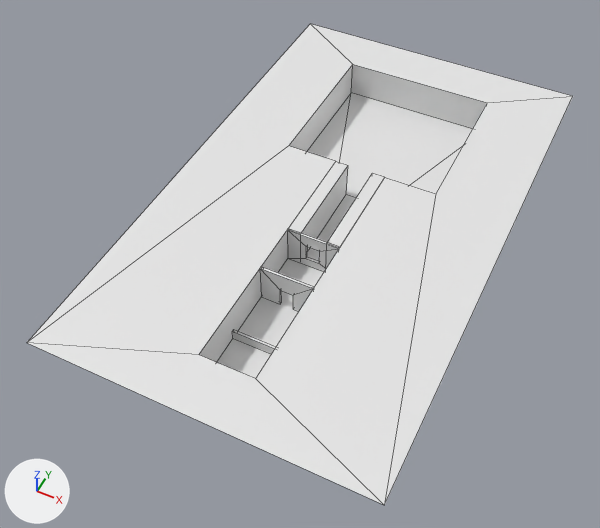
Two versions of the OBJ model Mecha Mayhem/projects/Prototype/res/maps/tutorialMap.obj, one commit apart.
Camera for both pictures: a camera (50 mm lens) standing at (33.9, -52.0, 89.6) and looking at (-2.6, 21.0, -1.6). Arrows for +X, +Y and +Z are at lower left; the lights stay in place. Mesh edges are drawn as thin lines. Materials are left out; every surface is plain grey. Where no turn or scale is listed for an object, it has been applied to the vertices. Vertices at the same position are counted once.

Names of what the first picture shows: 'Boundaries_Plane.002'.
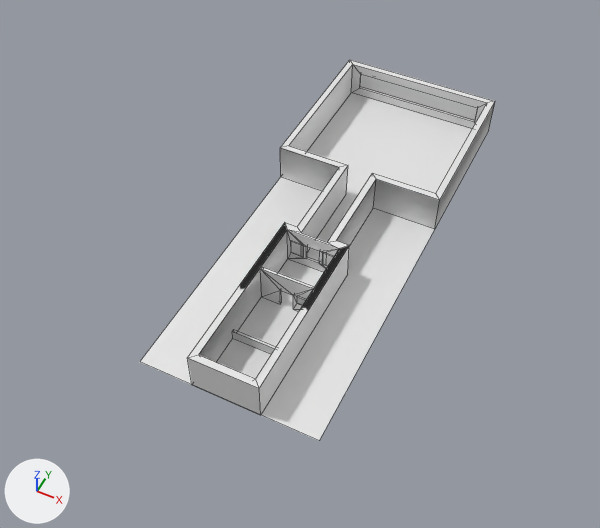
Edits to the bpy script that builds the scene:
```text
Change me_boundaries_plane_002:
    used by ob_boundaries_plane_002; location = (0.0, 0.0, 0.0)
    remove me_boundaries_plane_002.from_pydata(...)  # 70 vertices, 50 faces; spans x -24.0..24.0, y -12.0..68.0, z 0.0..6.0
    add me_boundaries_plane_002.from_pydata(...)  # 122 vertices, 111 faces; spans x -13.0..13.0, y -5.0..61.0, z 0.0..6.0
    me_boundaries_plane_002 part 1
    18 vertices are removed from x -24.0..24.0, y -12.0..68.0, z 0.0..6.0
    32 faces are deleted
    62 vertices are added at x -13.0..13.0, y -5.0..61.0, z 0.0..6.0
    8 new vertices lie (0.0, 0.5, 0.0) away from vertices in x -10.5..10.5, y -4.5..60.0, z 1.5..4.5
    93 new faces join them
```

Pixel boxes (x1, y1, x2, y2) of what changed, in the pictures (600 x 528 px):
'Boundaries_Plane.002', reshaped (35% narrower, 21% shorter): before (27, 24, 573, 505); after (140, 60, 495, 441)
